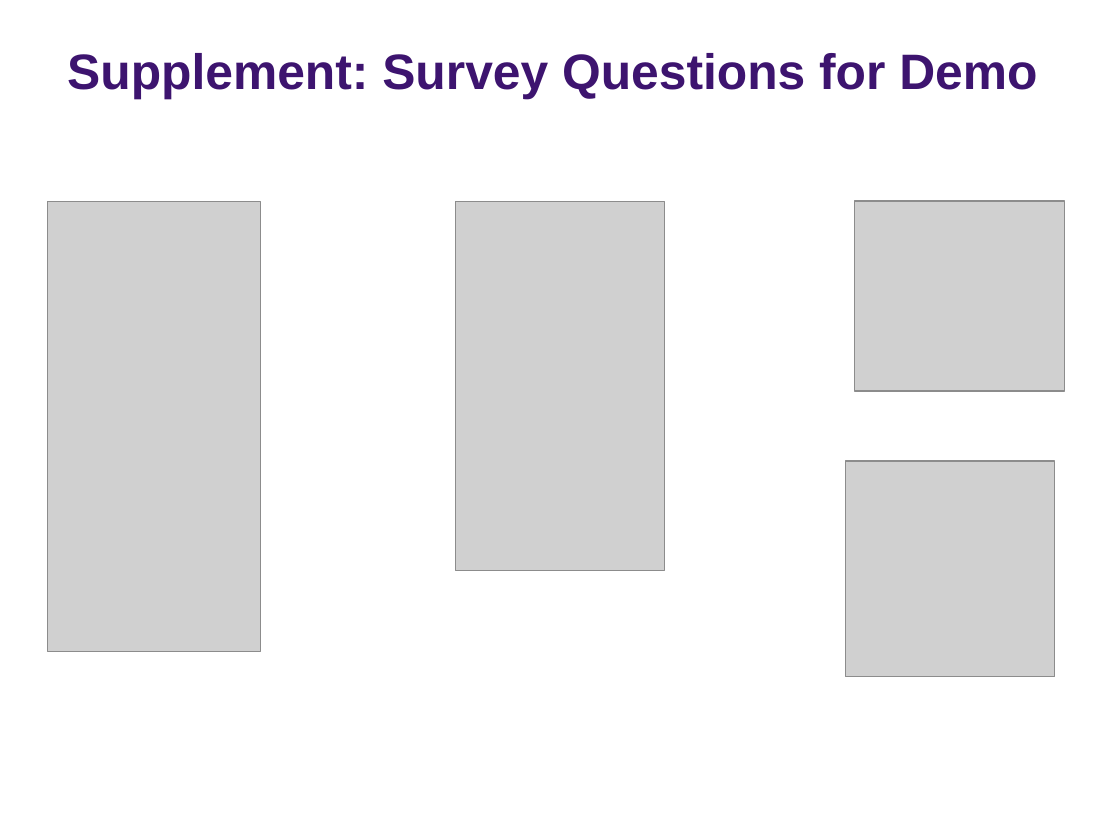
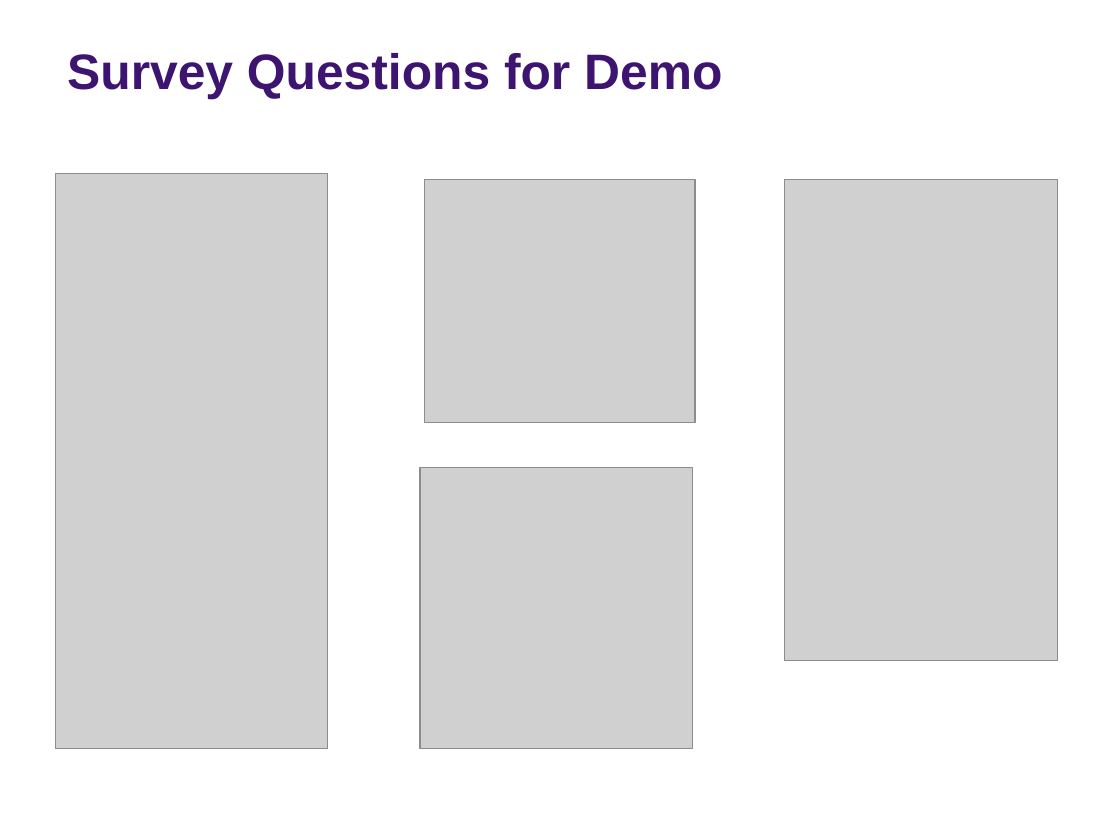
Before and after one commit to rs-kellogg/2023-phd-workshop, a slide deck: slide 17 of session-7-qualtrics/Session 7 - Qualtrics.pptx. Drawn at 1120x840 pixels with LibreOffice and Linux fonts; fonts in the diff are those of the drawing; grey boxes stand for pictures; background and template pictures are left out. Boxes give left, top, right and bottom in pixels: in the first picture for what was removed or moved away, otherwise in the second. Text is boxed around its words. In the diff, an @@ line names an element or a change of style, - is before the commit and + after.

```diff
--- a/session-7-qualtrics/Session 7 - Qualtrics.pptx
+++ b/session-7-qualtrics/Session 7 - Qualtrics.pptx
@@ title at [67, 53, 722, 100]: text changed @@
-Supplement: Survey Questions for Demo
+Survey Questions for Demo
@@ picture: place and size @@
-picture at [47, 202, 260, 652]
+picture at [55, 174, 327, 749]
@@ picture: place and size @@
-picture at [855, 202, 1065, 392]
+picture at [424, 179, 694, 423]
@@ picture: place and size @@
-picture at [456, 202, 665, 570]
+picture at [785, 179, 1057, 660]
@@ picture: place and size @@
-picture at [846, 461, 1055, 678]
+picture at [420, 468, 693, 749]
```
Also in this commit, not shown: 7 other slides changed, 6 slides added, 3 slides removed.
